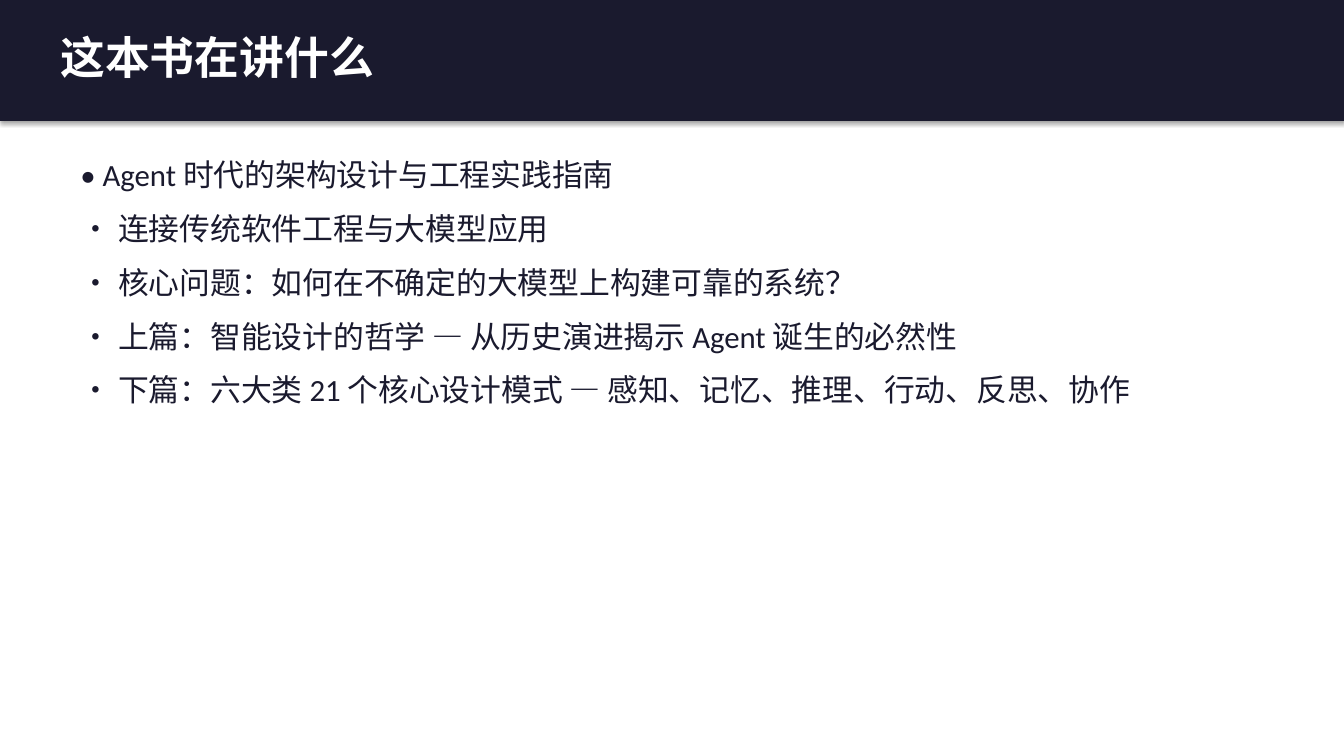
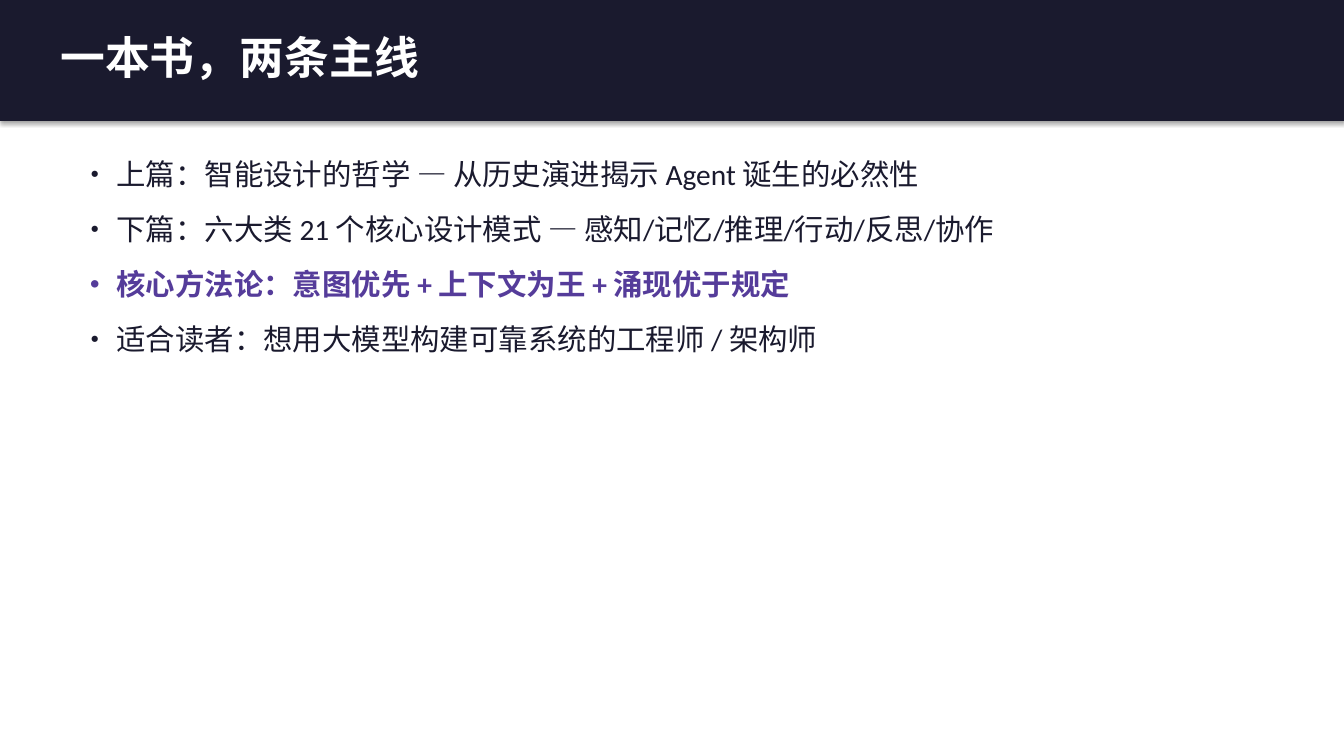
Before and after one commit to tanteng/blog, a slide deck: slide 3 of static/reports/agent-design-patterns-book-intro.pptx (slide 2 before the commit). Drawn at 1344x756 pixels with LibreOffice and Linux fonts; fonts in the diff are those of the drawing. Boxes give left, top, right and bottom in pixels: in the first picture for what was removed or moved away, otherwise in the second. Text is boxed around its words. In the diff, an @@ line names an element or a change of style, - is before the commit and + after.

```diff
--- a/static/reports/agent-design-patterns-book-intro.pptx
+++ b/static/reports/agent-design-patterns-book-intro.pptx
@@ text at box(60, 35, 419, 80): text changed @@
-这本书在讲什么
+一本书，两条主线
@@ text at box(103, 160, 856, 297): paragraphs removed @@
-• Agent 时代的架构设计与工程实践指南
-• 连接传统软件工程与大模型应用
-• 核心问题：如何在不确定的大模型上构建可靠的系统？
@@ text at box(116, 160, 918, 190): size 22 to 21 pt in "• 上篇：智能设计的哲学 — 从历史演进揭示 Agent 诞生的必然性"; more space between paragraphs @@
@@ text at box(116, 215, 994, 353): text changed; size 22 to 21 pt @@
-• 下篇：六大类 21 个核心设计模式 — 感知、记忆、推理、行动、反思、协作
+• 下篇：六大类 21 个核心设计模式 — 感知/记忆/推理/行动/反思/协作
+• 核心方法论：意图优先 + 上下文为王 + 涌现优于规定
+• 适合读者：想用大模型构建可靠系统的工程师 / 架构师
```
Also in this commit, not shown: 19 other slides changed, 5 slides added, 1 slide removed.
